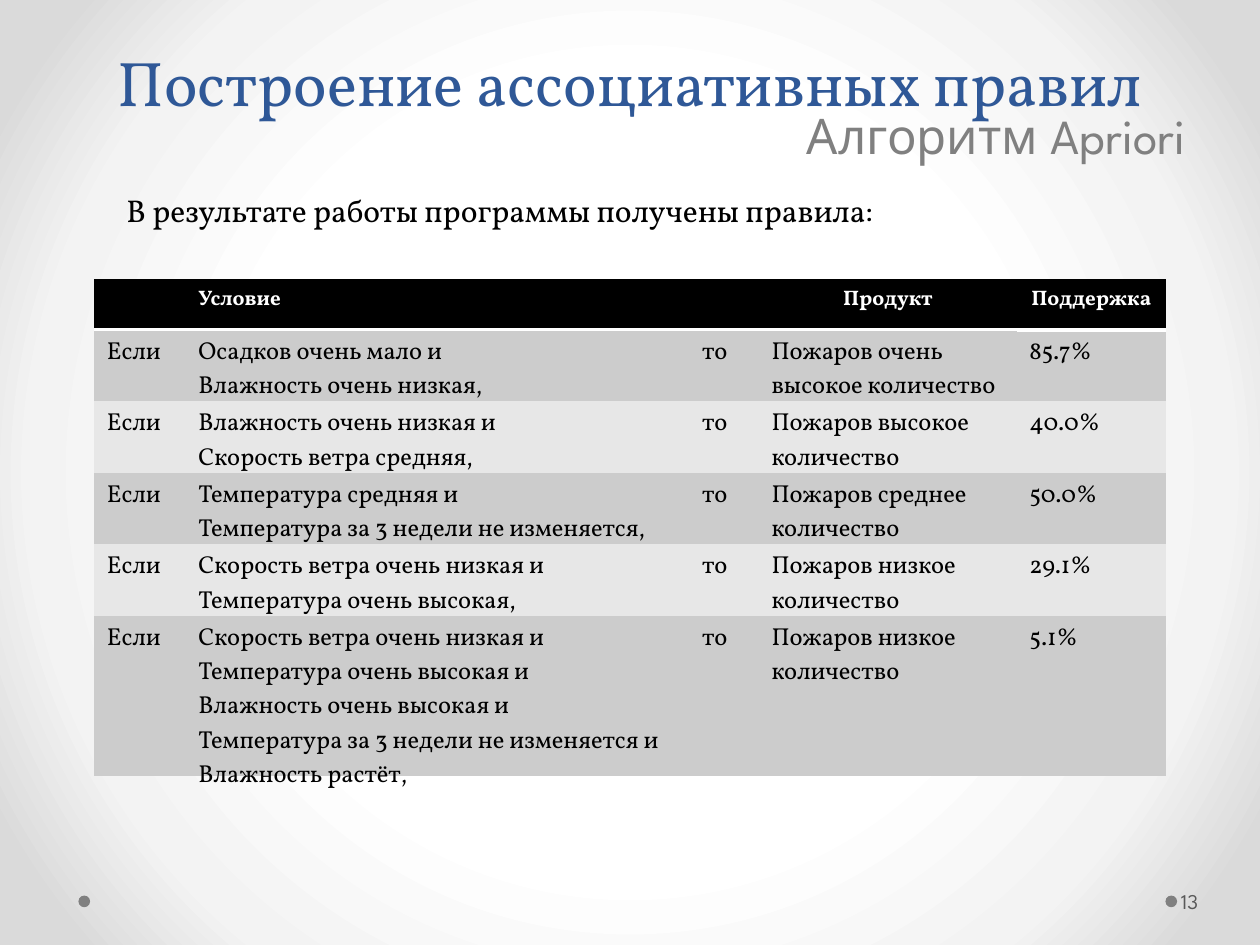
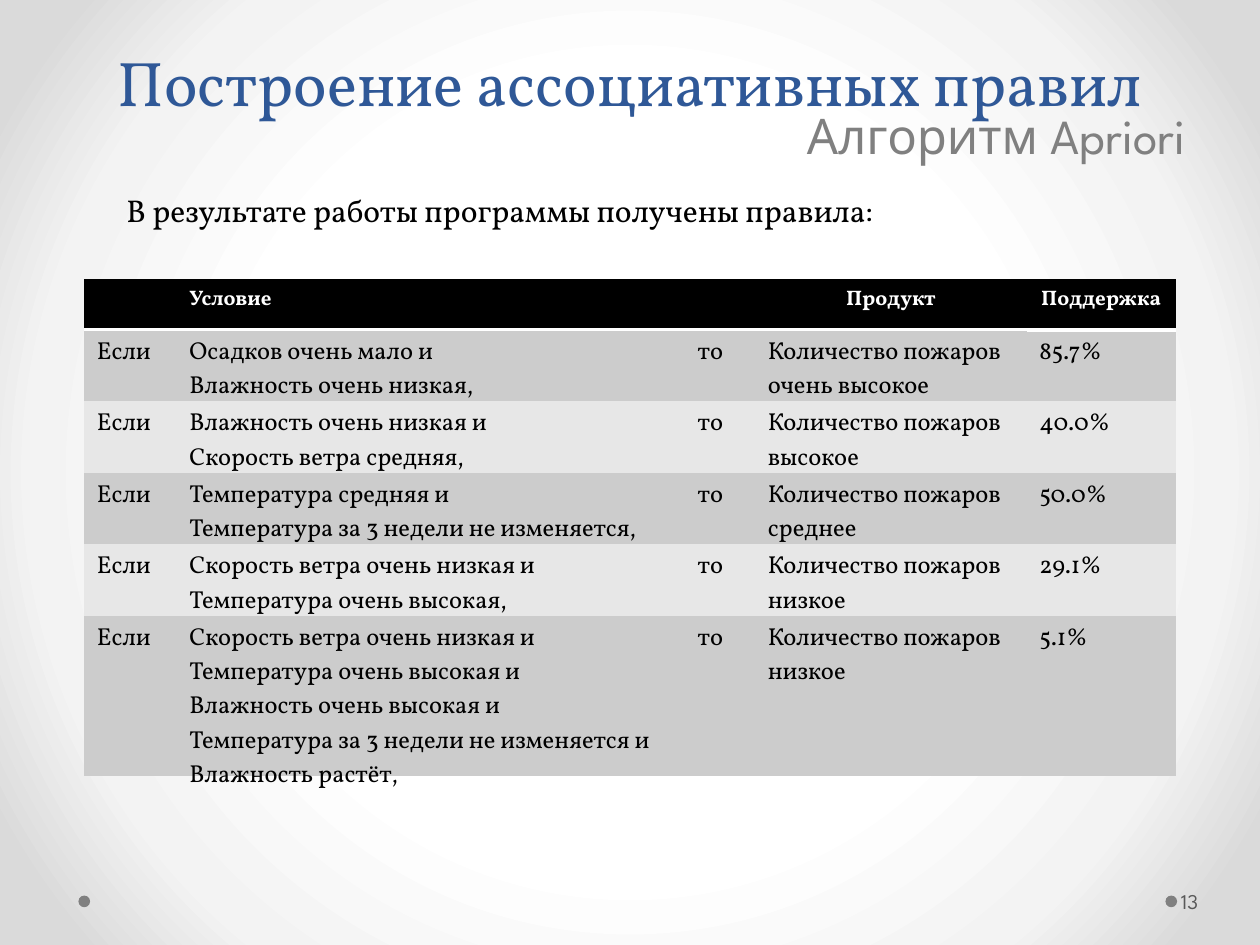
Before and after one commit to kmi9work/Fires, a slide deck: slide 13 of Apriori/my_tex/Поиск ассоциативных правил_Apriori.pptx. Drawn at 1260x945 pixels with LibreOffice and Linux fonts; fonts in the diff are those of the drawing. Boxes give left, top, right and bottom in pixels: in the first picture for what was removed or moved away, otherwise in the second. Text is boxed around its words. In the diff, an @@ line names an element or a change of style, - is before the commit and + after.

```diff
--- a/Apriori/my_tex/Поиск ассоциативных правил_Apriori.pptx
+++ b/Apriori/my_tex/Поиск ассоциативных правил_Apriori.pptx
@@ table at (84, 278, 1176, 797) @@
-row 2, column 4: Пожаров очень высокое количество
+row 2, column 4: Количество пожаров очень высокое
-row 3, column 4: Пожаров высокое количество
+row 3, column 4: Количество пожаров высокое
-row 4, column 4: Пожаров среднее количество
+row 4, column 4: Количество пожаров среднее
-row 5, column 4: Пожаров низкое количество
+row 5, column 4: Количество пожаров низкое
-row 6, column 4: Пожаров низкое количество
+row 6, column 4: Количество пожаров низкое
@@ table: place and size @@
-table at (94, 278, 1167, 797)
+table at (84, 278, 1176, 797)
```
Also in this commit, not shown: 3 other slides changed, 2 other files.
